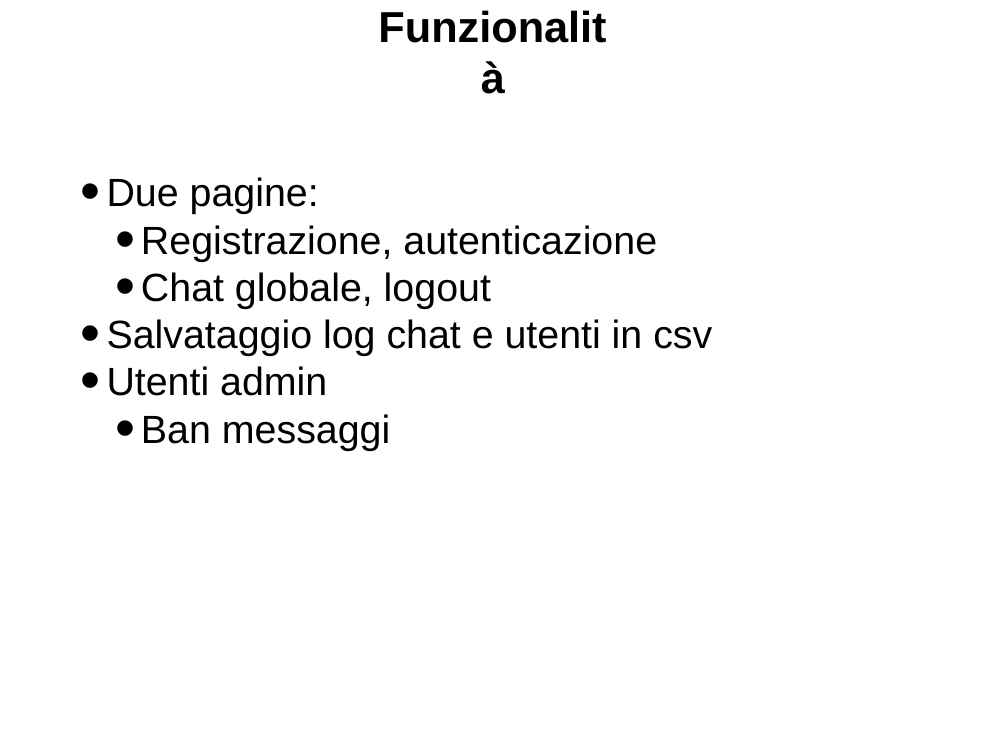
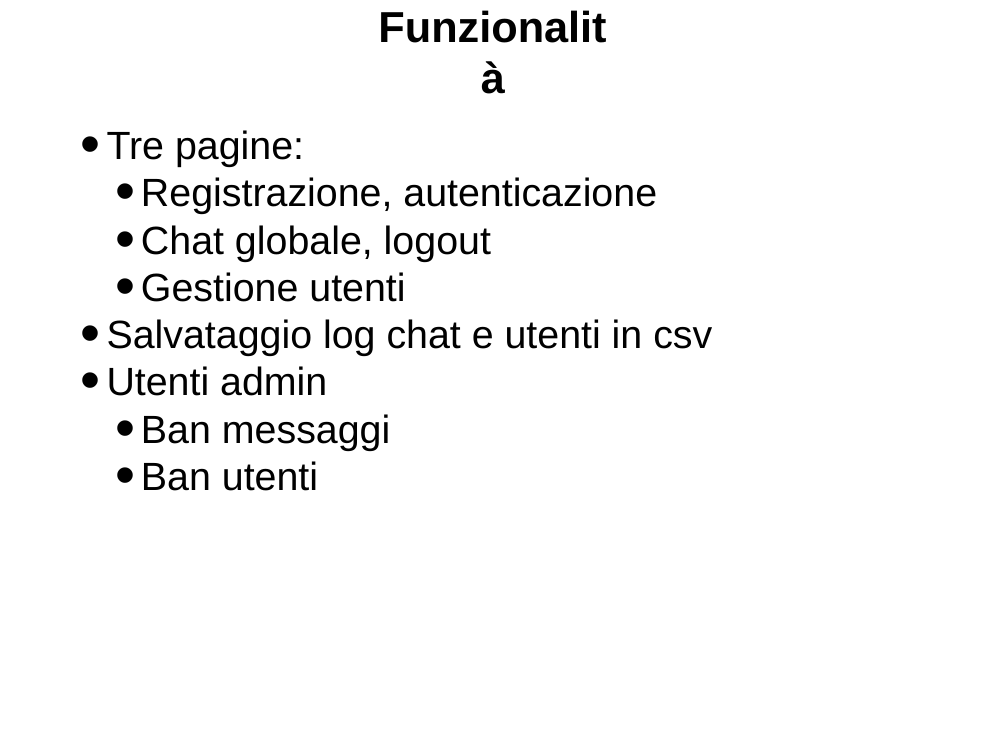
Before and after one commit to cgiaccar/Whatsapp2.0, a slide deck: slide 4 of PowerPointWha2.0.pptx. Drawn at 1008x756 pixels with LibreOffice and Linux fonts; fonts in the diff are those of the drawing. Boxes give left, top, right and bottom in pixels: in the first picture for what was removed or moved away, otherwise in the second. Text is boxed around its words. In the diff, an @@ line names an element or a change of style, - is before the commit and + after.

```diff
--- a/PowerPointWha2.0.pptx
+++ b/PowerPointWha2.0.pptx
@@ text "Tre pagine:": place and size @@
-text "Tre pagine:" at box(107, 177, 712, 451)
+text "Tre pagine:" at box(107, 130, 712, 491)
@@ text at box(107, 130, 304, 167): text changed @@
-• Due pagine:
+• Tre pagine:
@@ text at box(141, 272, 405, 302): paragraph added @@
+  • Gestione utenti
@@ text at box(141, 461, 318, 491): paragraph added @@
+  • Ban utenti
```
Also in this commit, not shown: 1 other slide changed, 1 slide added.
